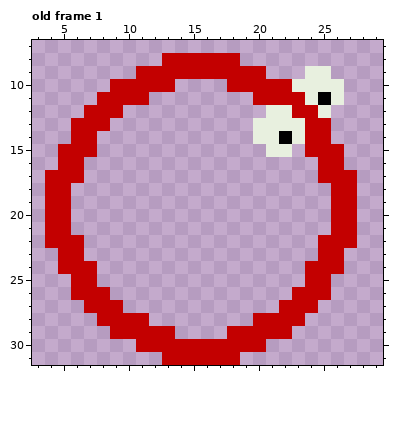
Two states of a pixel-art file, Assets/Graphics/Sprites/loopert_dizzy.aseprite. This is how it looked before the edit.
32x32 pixels, 1 frame. Shown: old frame 1: x 3..29, y 7..31. The commit also changed other frames, which this record leaves out.
Once edited:
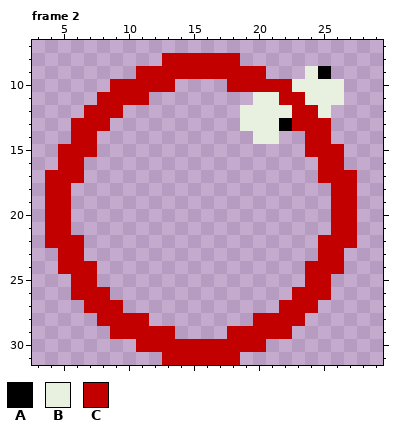
Palette (. is transparent): A #000000  B #e8f0df  C #c30000
A new or re-ordered frame is compared with the old frame closest to it.
From the commit log: dizzy animation and death functionalities 45 minutes
The edit:
{"change": "frames 1 -> 8"}
{"change": "layer \"Back Eye\" added"}
{"change": "layer \"Front Eye\" added"}
{"where": "frame 2 is new; against old frame 1, layers \"Front Eye\", \"loop\""}
{"frame":2,"y":9,"x":25,"old":"B","new":"A"}
{"frame":2,"y":11,"x":20,"old":"CC","new":"BB"}
{"frame":2,"y":11,"x":25,"old":"A","new":"B"}
{"frame":2,"y":12,"x":19,"old":"..","new":"BB"}
{"frame":2,"y":13,"x":19,"old":".","new":"B"}
{"frame":2,"y":13,"x":22,"old":"BB","new":"AC"}
{"frame":2,"y":14,"x":22,"old":"AB","new":".."}
{"frame":2,"y":15,"x":21,"old":"BB","new":".."}
